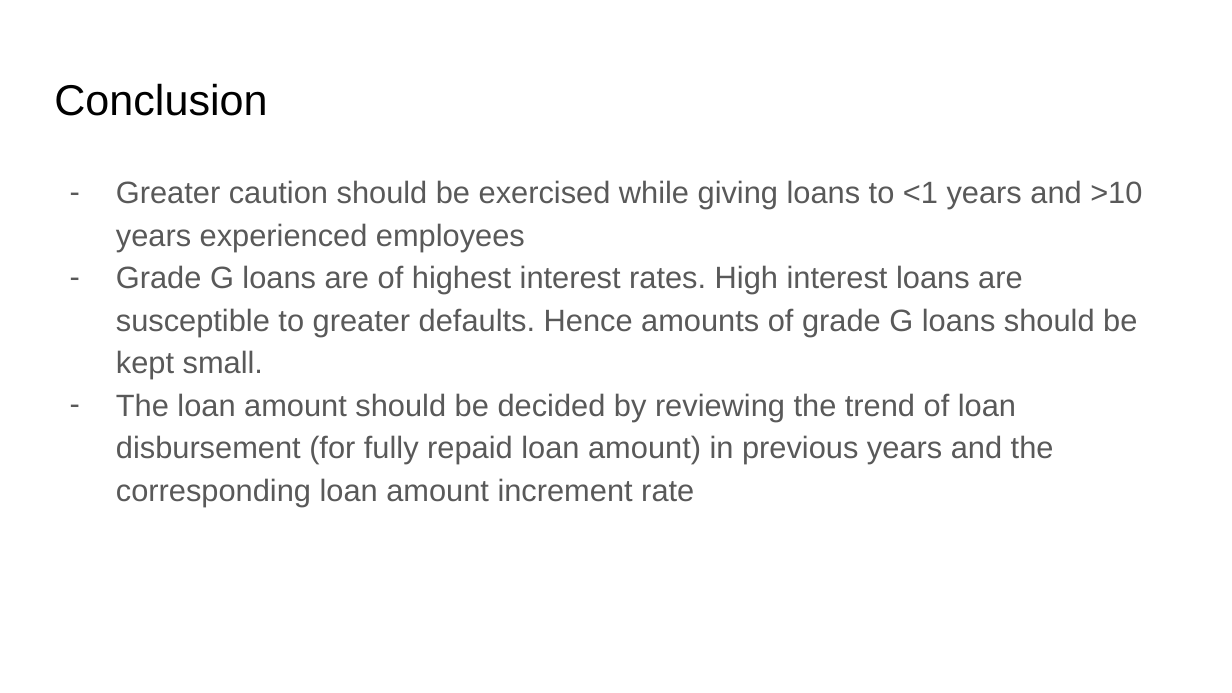
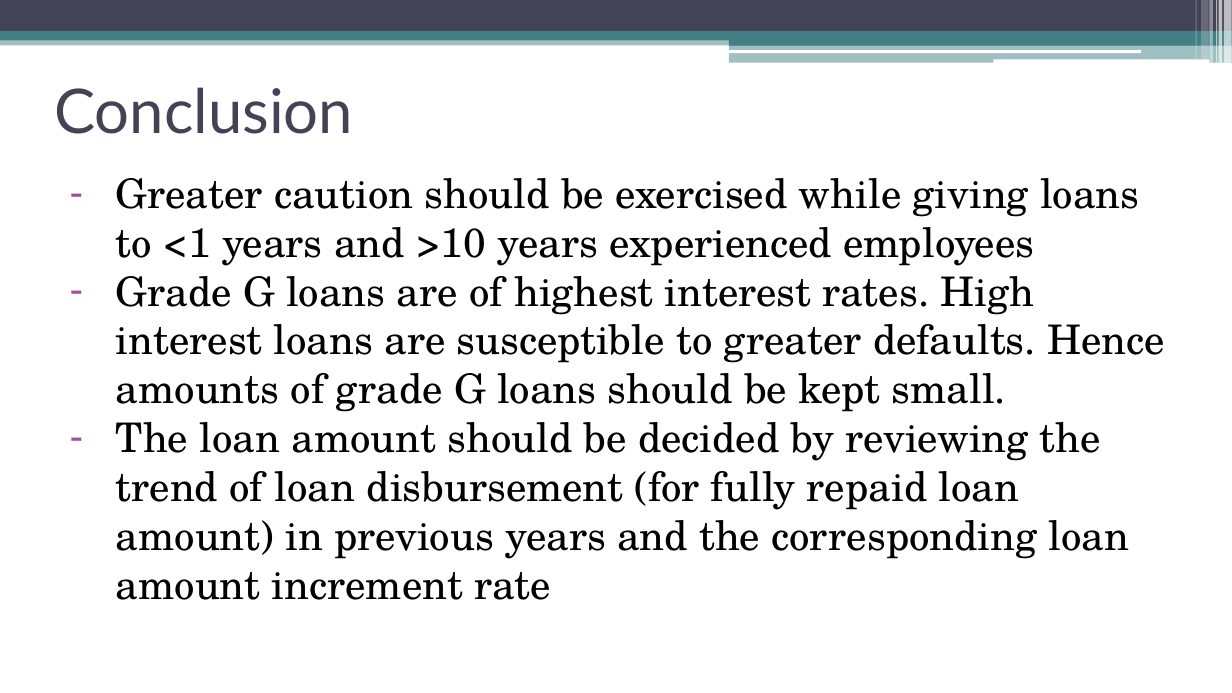
Before and after one commit to Sai-Krishna-46/LendingClubCaseStudy, a slide deck: slide 16 of LendingClubCaseStudy.pptx (slide 11 before the commit). Drawn at 1232x693 pixels with LibreOffice and Linux fonts; fonts in the diff are those of the drawing. Boxes give left, top, right and bottom in pixels: in the first picture for what was removed or moved away, otherwise in the second. Text is boxed around its words. In the diff, an @@ line names an element or a change of style, - is before the commit and + after.

```diff
--- a/LendingClubCaseStudy.pptx
+++ b/LendingClubCaseStudy.pptx
@@ rectangle added at (x1=0, y1=0, x2=1232, y2=31), fill #424456 @@
@@ rectangle added at (x1=1195, y1=0, x2=1196, y2=59), fill #FFFFFF at 30% opacity @@
@@ rectangle added at (x1=1201, y1=0, x2=1209, y2=59), fill #FFFFFF at 20% opacity @@
@@ rectangle added at (x1=1210, y1=0, x2=1214, y2=63), fill #FFFFFF at 40% opacity @@
@@ rectangle added at (x1=1216, y1=0, x2=1217, y2=63), fill #FFFFFF at 60% opacity @@
@@ rectangle added at (x1=1218, y1=0, x2=1222, y2=63), fill #FFFFFF at 65% opacity @@
@@ rectangle added at (x1=1225, y1=0, x2=1232, y2=63), fill #FFFFFF at 65% opacity @@
@@ rectangle added at (x1=0, y1=37, x2=1232, y2=46), fill #438086 at 50% opacity @@
@@ rectangle added at (x1=0, y1=31, x2=1232, y2=41), fill #438086 @@
@@ rounded rectangle added at (x1=728, y1=51, x2=1141, y2=53), fill #FFFFFF @@
@@ rectangle added at (x1=729, y1=37, x2=1232, y2=46), fill #438086 @@
@@ rectangle added at (x1=729, y1=44, x2=1232, y2=63), fill #438086 at 50% opacity @@
@@ rounded rectangle added at (x1=993, y1=59, x2=1209, y2=63), fill #FFFFFF @@
@@ title "Conclusion" at (x1=54, y1=87, x2=353, y2=134): size 25.2 to 36 pt, font Arial to Lato, text colour #000000 to #424456 @@
@@ text "Greater caution should be exercised ..." at (x1=116, y1=178, x2=1165, y2=600): size 18 to 23.8 pt, font Arial to TeX Gyre Schola, text colour #595959 to #000000; line spacing 1.15 to 1; bullet colour #595959 to #A04DA3 @@
```
Also in this commit, not shown: 10 other slides changed, 5 slides added, 1 other file.
